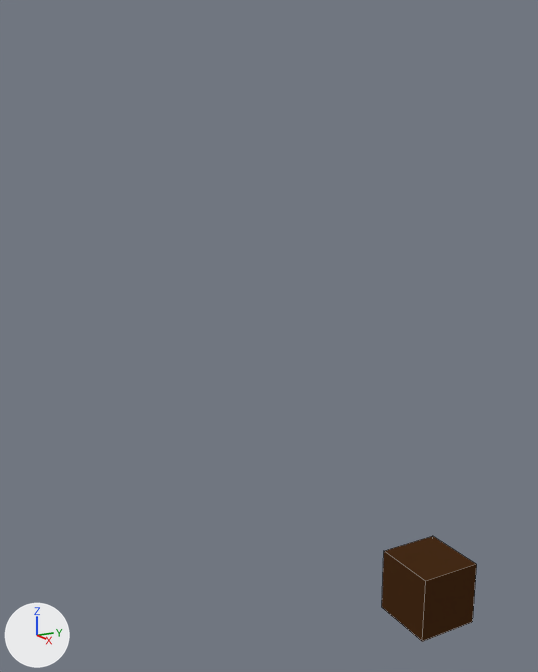
What one commit did to the Blender file 01-Models/mt-table.blend.
The view is the same before and after, from a 50 mm lens placed at (5.93, -5.36, 4.84), pointed at (-1.58, -1.24, 2.8). Arrows for +X, +Y and +Z are at lower left; the lights stay in place. Mesh edges are drawn as thin lines.
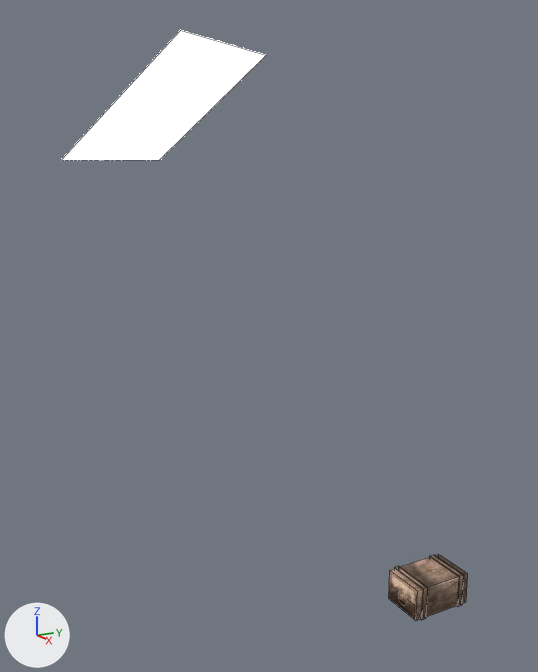
Edits to the bpy script that builds the scene:
```text
Add img_cargo0098_3_s_png:
    img_cargo0098_3_s_png = load_image('Cargo0098_3_S.png', '../02-Textures/Cargo0098_3_S.png', 1024, 665, 'sRGB')
Add img_cargo0099_1_s_png:
    img_cargo0099_1_s_png = load_image('Cargo0099_1_S.png', '../02-Textures/Cargo0099_1_S.png', 1024, 730, 'sRGB')
Add mat_long:
    mat_long = bpy.data.materials.new('long')
    # uses the picture img_cargo0098_3_s_png
Add mat_short:
    mat_short = bpy.data.materials.new('short')
    # uses the picture img_cargo0099_1_s_png
Add mat_material:
    mat_material = emission_material('Material')
    mat_material.base_color = (0.8, 0.8, 0.8)  # white #e7e7e7
    mat_material.strength = 41.8
Change me_cube:
    used by ob_cube; location = (0.0, 0.0, 0.0); scale = (0.371, 0.371, 0.371)
    remove me_cube.from_pydata(...)  # 8 vertices, 6 faces; spans x -1.0..1.0, y -1.0..1.0, z -1.0..1.0
    remove me_cube.materials.append(mat_material_001)  # brown #472c18
    add me_cube.from_pydata(...)  # 40 vertices, 38 faces; spans x -0.26..0.26, y -0.37..0.37, z -0.2..0.2
    me_cube part 1: the whole mesh is rebuilt
    me_cube part 2: the surface is now shaded smooth
    add me_cube.materials.append(mat_long)
    add me_cube.materials.append(mat_short)
Add me_plane:
    me_plane.from_pydata([(-1.0, -1.0, 0.0), (1.0, -1.0, 0.0), (-1.0, 1.0, 0.0), (1.0, 1.0, 0.0)], [], [(0, 1, 3, 2)])
    me_plane.materials.append(mat_material)  # white #e7e7e7
Change ob_cube:
    ob_cube.scale: (0.371, 0.371, 0.371) -> (1.0, 1.0, 1.0)
Add ob_plane:
    ob_plane = bpy.data.objects.new('Plane', me_plane)
    ob_plane.location = (-2.57, -2.02, 5.44)
    ob_plane.rotation_euler = (0.0, -0.669, 0.641)  # degrees (0, -38, 37)
```

What differs and where, as boxes (x1, y1, x2, y2) in the pictures (538 x 672 px):
'Plane', added
    after: (62, 30, 266, 160)
'Cube', reshaped, rescaled (17% narrower, 37% shorter)
    before: (382, 536, 477, 642)
    after: (389, 555, 468, 621)
part 1 of me_cube, built on
    before: (382, 536, 477, 642)
    after: (389, 555, 468, 621)
